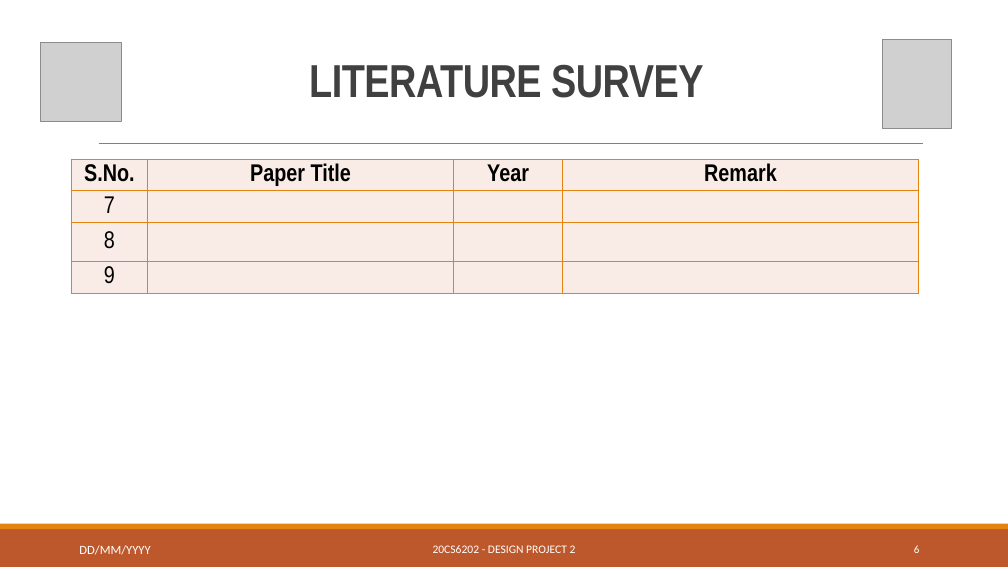
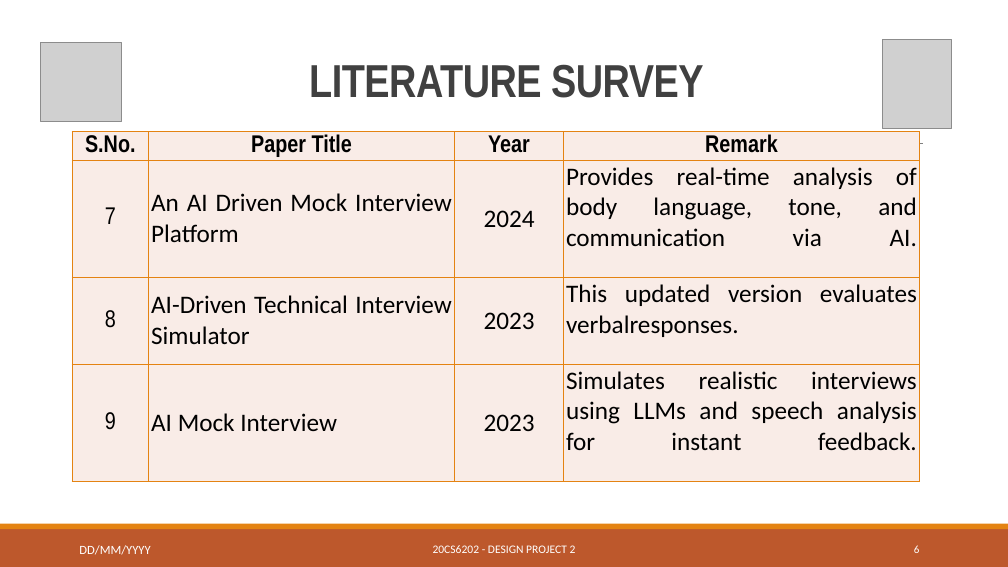
Before and after one commit to hariharan1009/Design_Project_2, a slide deck: slide 6 of SEM_PPT.pptx. Drawn at 1008x567 pixels with LibreOffice and Linux fonts; fonts in the diff are those of the drawing; grey boxes stand for pictures. Boxes give left, top, right and bottom in pixels: in the first picture for what was removed or moved away, otherwise in the second. Text is boxed around its words. In the diff, an @@ line names an element or a change of style, - is before the commit and + after.

Commit message:
ppt

```diff
--- a/SEM_PPT.pptx
+++ b/SEM_PPT.pptx
@@ table at bbox=[72, 132, 920, 499] @@
-row 2: 7 |  |  | 
+row 2: 7 | An AI Driven Mock Interview Platform | 2024 | Provides real-time analysis of body language, tone, and communication via AI.
-row 3: 8 |  |  | 
+row 3: 8 | AI-Driven Technical Interview Simulator | 2023 | This updated version evaluates verbalresponses.
-row 4: 9 |  |  | 
+row 4: 9 | AI Mock Interview | 2023 | Simulates realistic interviews using LLMs and speech analysis for instant feedback.
@@ table: place and size @@
-table at bbox=[71, 159, 919, 293]
+table at bbox=[72, 132, 920, 499]
```
Also in this commit, not shown: 2 other slides changed.
